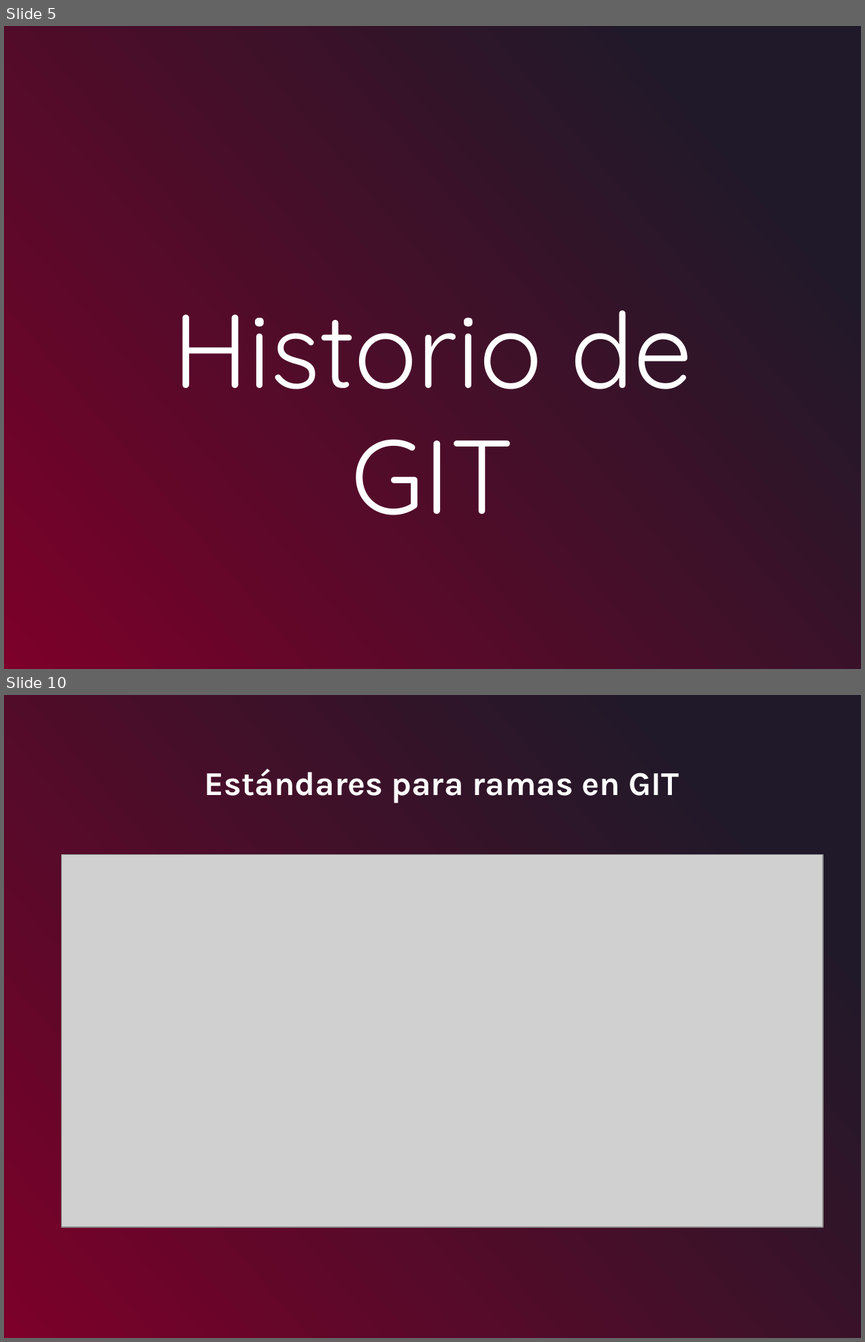
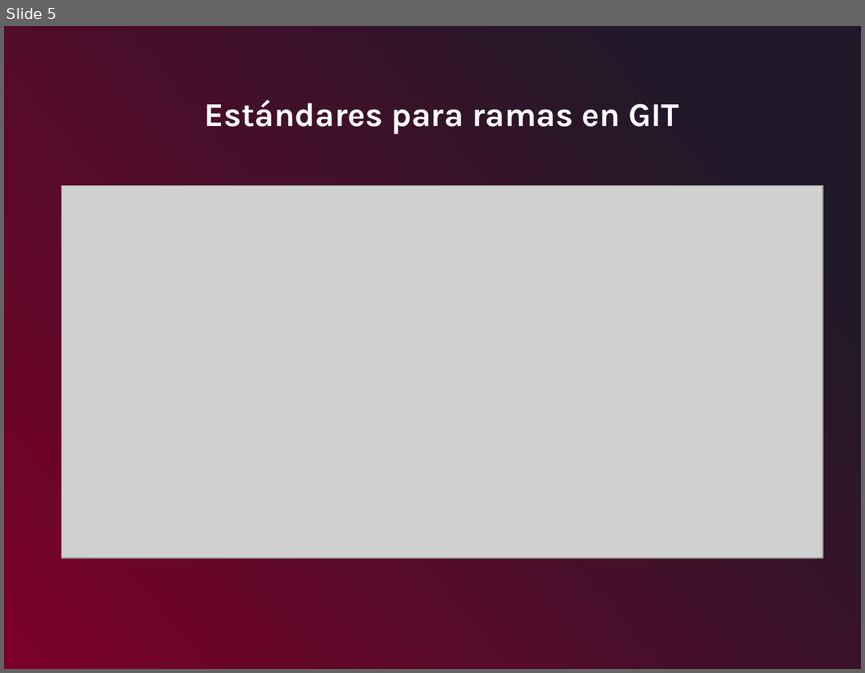
Before and after one commit to leonardotorre18/programacion_web_primer_modulo, a slide deck: contenido_curso/Programación Web - Día 2.pptx. Shown one above the other, each under a label of ours: slides 5 and 10 before the commit, slide 5 after it; the slides between them are not shown. The pictures are 865x1342 and 865x673 pixels, drawn with LibreOffice and Linux fonts; fonts in the diff are those of the drawing; grey boxes stand for pictures. Boxes give left, top, right and bottom in pixels: in the first picture for what was removed or moved away, otherwise in the second. Text is boxed around its words. In the diff, an @@ line names an element or a change of style, - is before the commit and + after.

```diff
--- a/contenido_curso/Programación Web - Día 2.pptx
+++ b/contenido_curso/Programación Web - Día 2.pptx
@@ slide 5 removed at bbox=[4, 26, 861, 669], background gradient #7C0029 to #201929 @@
@@ text removed at bbox=[173, 310, 691, 515] @@
-Historio de GIT
@@ what was slide 10 is now slide 5 @@
```
Also in this commit, not shown: 4 other slides removed, 1 other file.
